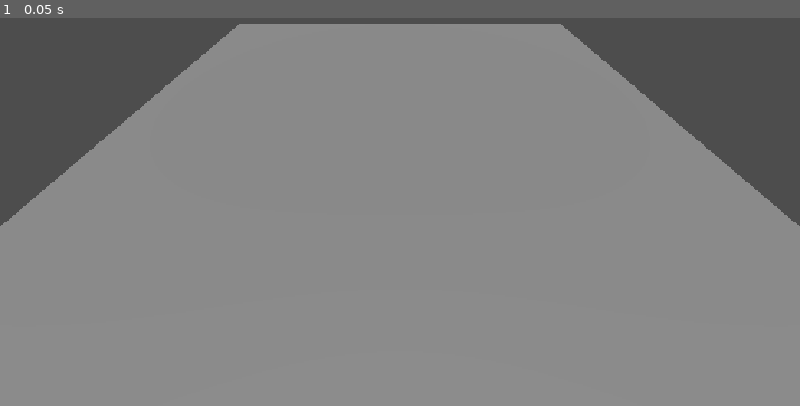
Above: before the commit, frame 1.
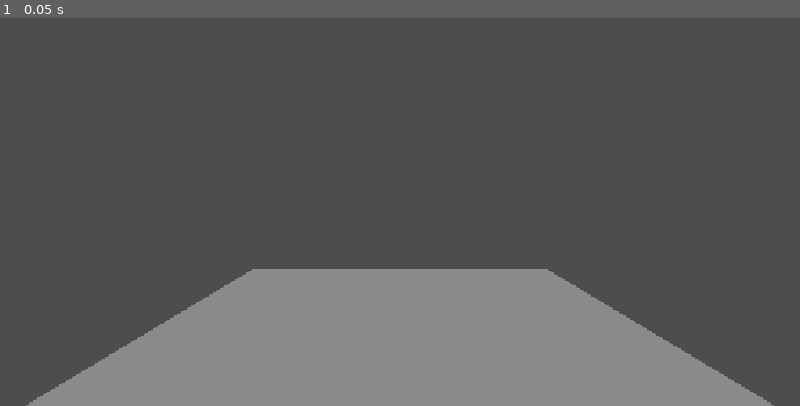
Above: after the commit, the same moment.

Repository: farms4life2016/this-game-is-np-complete
Game: Godot game, scene res://visuals/board.tscn
Same seed, same stepped clock (60 frames per second), same inputs: the game is played once before the commit and once after it. The project has no main scene, so this scene is started directly.
Inputs:
- Up to frame 1 (0.05 s): no input

The runs differ from the first frame. In frame 1, 60% of the frame differs, in the area x 0-100%, y 1-100%.

Commit message:
add a free-cam like the godot editor

Diff:
--- a/project.godot
+++ b/project.godot
@@ -35,18 +35,28 @@
 , Object(InputEventJoypadMotion,"resource_local_to_scene":false,"resource_name":"","device":-1,"axis":0,"axis_value":1.0,"script":null)
 ]
 }
-move_up={
+move_forward={
 "deadzone": 0.2,
 "events": [Object(InputEventKey,"resource_local_to_scene":false,"resource_name":"","device":-1,"window_id":0,"alt_press …(192 unchanged characters)…
 , Object(InputEventKey,"resource_local_to_scene":false,"resource_name":"","device":-1,"window_id":0,"alt_pressed":false …(186 unchanged characters)…
 , Object(InputEventJoypadMotion,"resource_local_to_scene":false,"resource_name":"","device":-1,"axis":1,"axis_value":-1.0,"script":null)
 ]
 }
-move_down={
+move_backward={
 "deadzone": 0.2,
 "events": [Object(InputEventJoypadMotion,"resource_local_to_scene":false,"resource_name":"","device":-1,"axis":1,"axis_value":1.0,"script":null)
 , Object(InputEventKey,"resource_local_to_scene":false,"resource_name":"","device":-1,"window_id":0,"alt_pressed":false …(183 unchanged characters)…
 , Object(InputEventKey,"resource_local_to_scene":false,"resource_name":"","device":-1,"window_id":0,"alt_pressed":false …(186 unchanged characters)…
+]
+}
+move_down={
+"deadzone": 0.2,
+"events": [Object(InputEventKey,"resource_local_to_scene":false,"resource_name":"","device":-1,"window_id":0,"alt_pressed":false,"shift_pressed":false,"ctrl_pressed":false,"meta_pressed":false,"pressed":false,"keycode":0,"physical_keycode":81,"key_label":0,"unicode":113,"location":0,"echo":false,"script":null)
+]
+}
+move_up={
+"deadzone": 0.2,
+"events": [Object(InputEventKey,"resource_local_to_scene":false,"resource_name":"","device":-1,"window_id":0,"alt_pressed":false,"shift_pressed":false,"ctrl_pressed":false,"meta_pressed":false,"pressed":false,"keycode":0,"physical_keycode":69,"key_label":0,"unicode":101,"location":0,"echo":false,"script":null)
 ]
 }
 
--- a/visuals/board.tscn
+++ b/visuals/board.tscn
@@ -1,4 +1,6 @@
 [gd_scene format=3 uid="uid://bk4epuy7dgkuc"]
+
+[ext_resource type="Script" uid="uid://ceewfkkw5ko1u" path="res://visuals/free_cam.gd" id="1_l2q4b"]
 
 [sub_resource type="BoxShape3D" id="BoxShape3D_tgu70"]
 
@@ -21,6 +23,7 @@
 shadow_enabled = true
 
 [node name="CameraPivot" type="Marker3D" parent="." unique_id=1526507461]
-transform = Transform3D(1, 0, 0, 0, 0.70710677, 0.70710677, 0, -0.70710677, 0.70710677, 0, 3, 5)
+transform = Transform3D(1, 0, 0, 0, 0.99999994, 0, 0, 0, 0.99999994, 0, 3, 5)
 
-[node name="Camera3D" type="Camera3D" parent="CameraPivot" unique_id=1742726698]
+[node name="FreeCam" type="Camera3D" parent="CameraPivot" unique_id=1742726698]
+script = ExtResource("1_l2q4b")
--- /dev/null
+++ b/visuals/free_cam.gd
@@ -0,0 +1,50 @@
+extends Camera3D
+## Editor-style free camera (Godot 4).
+## Hold RMB: look around + WASD (forward/back/strafe) + Q/E (down/up).
+## Mouse wheel (while RMB held): change speed. Shift: boost.
+
+@export var move_speed: float = 8.0          # metres per second
+@export var mouse_sensitivity: float = 0.003  # radians per pixel
+
+var _yaw: float = 0.0
+var _pitch: float = 0.0
+var _looking: bool = false
+
+
+func _ready() -> void:
+	# Initialise from the camera's current rotation so it doesn't snap
+	_yaw = rotation.y
+	_pitch = rotation.x
+
+
+func _unhandled_input(event: InputEvent) -> void:
+	if event is InputEventMouseButton:
+		match event.button_index:
+			MOUSE_BUTTON_RIGHT:
+				_looking = event.pressed
+				Input.mouse_mode = Input.MOUSE_MODE_CAPTURED if _looking else Input.MOUSE_MODE_VISIBLE
+
+	elif event is InputEventMouseMotion and _looking:
+		_yaw -= event.relative.x * mouse_sensitivity
+		_pitch = clampf(_pitch - event.relative.y * mouse_sensitivity, deg_to_rad(-89.0), deg_to_rad(89.0))
+		rotation = Vector3(_pitch, _yaw, 0.0)  # no roll
+
+
+func _process(delta: float) -> void:
+	if not _looking:
+		return
+
+	# x = strafe, y = forward/back (forward is -1, matching Camera3D's -Z)
+	var planar := Input.get_vector("move_left", "move_right", "move_forward", "move_backward")
+	var dir := Vector3(planar.x, 0.0, planar.y)
+
+	# Rotate into world space so forward follows where the camera is facing
+	var velocity := global_transform.basis * dir
+
+	# Up/down in world space, independent of look direction
+	velocity += Vector3.UP * Input.get_axis("move_down", "move_up")
+
+	if velocity == Vector3.ZERO:
+		return
+
+	global_position += velocity.normalized() * move_speed * delta
Not shown, added: visuals/free_cam.gd.uid
